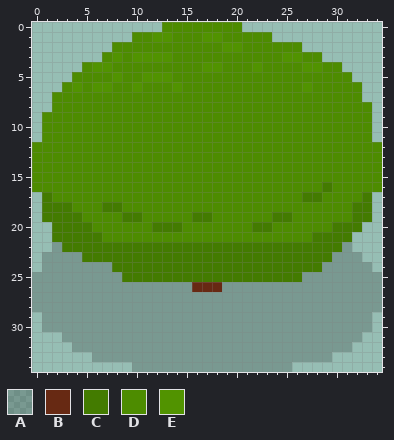
Pixel-art sprite: resources/img/bush.png. The picture above is the old version.
The file is 35x35 pixels.
Palette (. is transparent): A #00000032  B #672913  C #437b00  D #4d8c00  E #519300
After the commit:
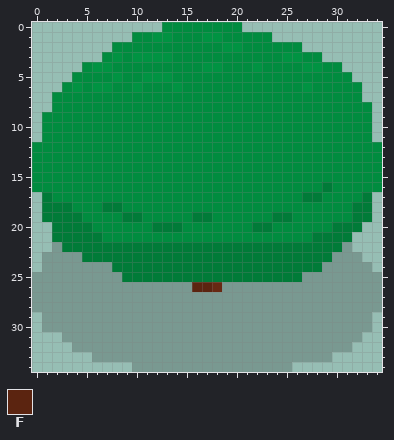
Colours new in this view: F #5b2410
What changed:
@@ palette @@
-C #437b00
+C #007b38
-D #4d8c00
+D #008c3f
-E #519300
+E #009342
@@ x 14..19 @@
 25 CCCCCC
-26 AABBBA
+26 AAFFBA
 27 AAAAAA
Changed places in both pictures, as pixel boxes (x1, y1, x2, y2):
changed: (32, 22, 382, 292)
